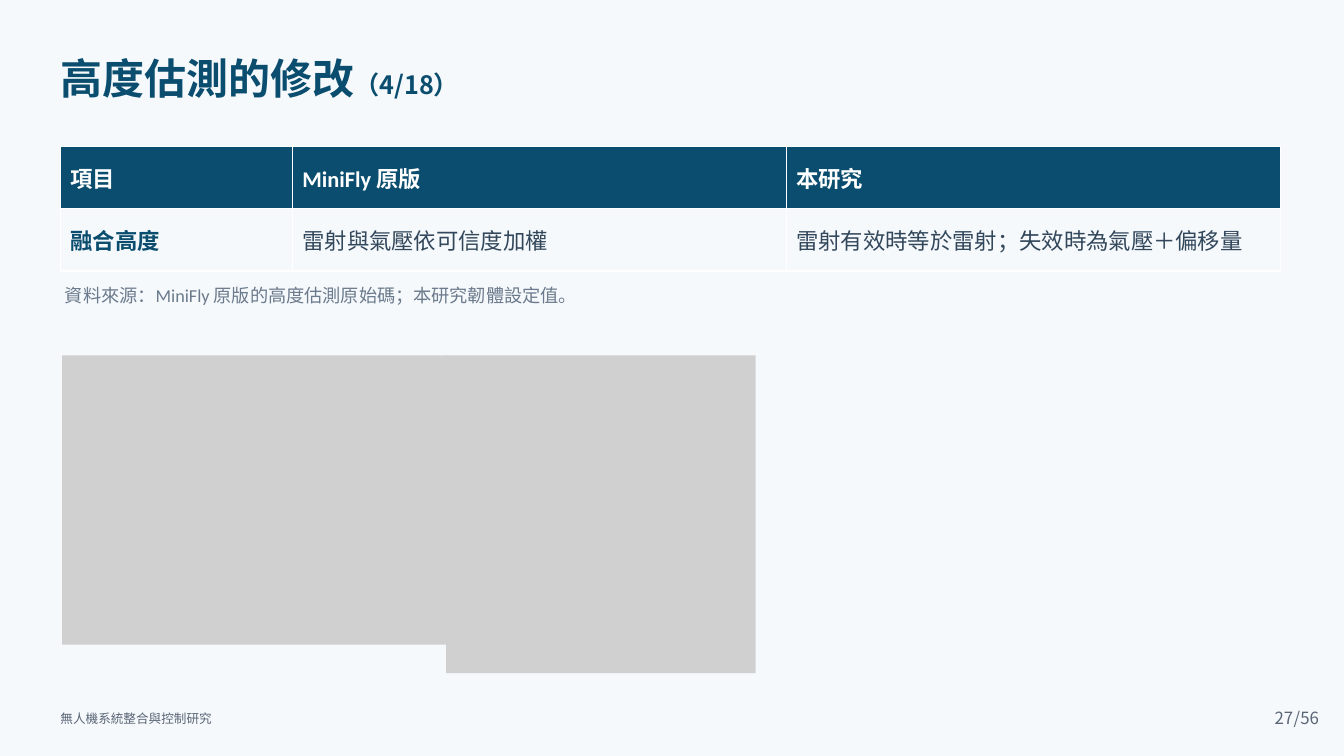
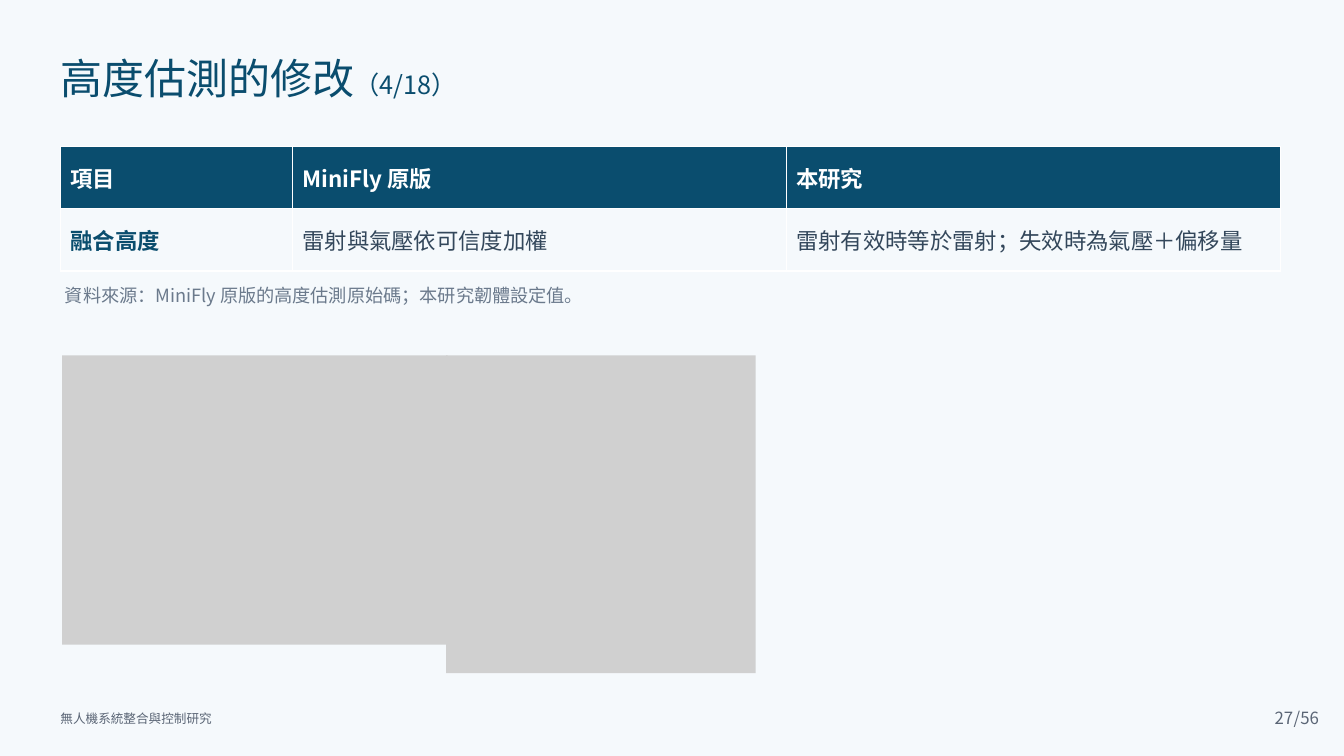
Before and after one commit to lingken1028/-, a slide deck: slide 27 of 無人機系統整合與控制研究_口試簡報 (2).pptx. Drawn at 1344x756 pixels with LibreOffice and Linux fonts; fonts in the diff are those of the drawing; grey boxes stand for pictures. Boxes give left, top, right and bottom in pixels: in the first picture for what was removed or moved away, otherwise in the second. Text is boxed around its words. In the diff, an @@ line names an element or a change of style, - is before the commit and + after.

```diff
--- a/無人機系統整合與控制研究_口試簡報 (2).pptx
+++ b/無人機系統整合與控制研究_口試簡報 (2).pptx
@@ text "高度估測的修改（4/18）" at <box>60,58,456,99</box>: bold off @@
@@ table at <box>60,146,1280,271</box> @@
@@ font Calibri to Noto Sans CJK TC @@
@@ text "資料來源：MiniFly 原版的高度估測原始碼；本研究韌體設定值。" at <box>65,286,583,306</box>: font Calibri to Noto Sans CJK TC @@
```
Also in this commit, not shown: 49 other slides changed.
